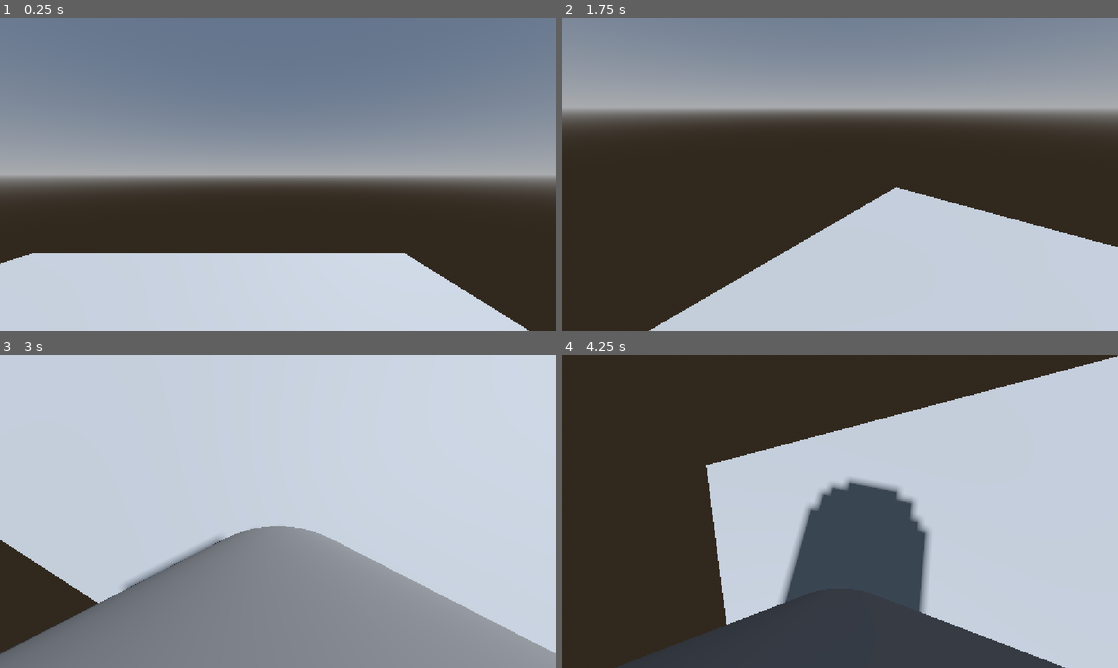
Above: before the commit, frames 1-4 (two rows, left to right).
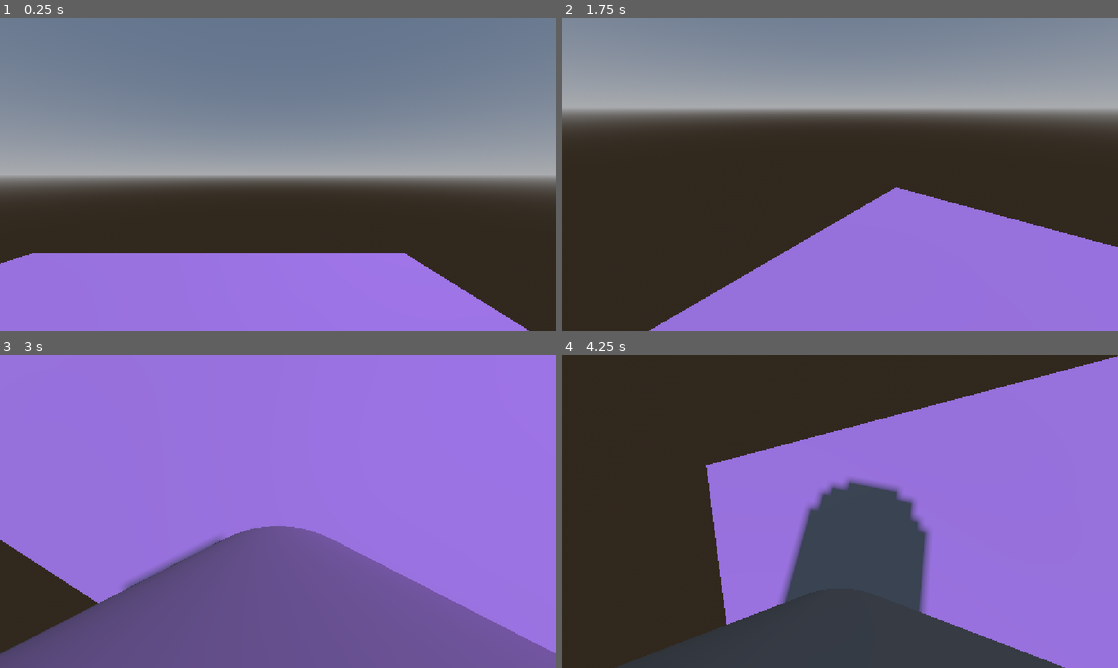
Above: after the commit, the same moments.

Repository: Dragotamer/Stormhacks2026
Game: Godot game, scene res://node_3d.tscn
The game is run twice, just before and just after one commit, with the same random seed, the same clock (stepped at 60 frames per second) and the same inputs.
Inputs (mouse positions are in pixels of both pictures, inside the frame that each line leads up to):
- Up to frame 1 (0.25 s): no input
- Up to frame 2 (1.75 s): tap Enter at 0.5 s; move the mouse to (962, 158) at 0.52 s; hold D (right) 0.53-1.28 s; tap Space (jump) at 0.77, 1.25, 1.52 s; move the mouse to (728, 190) at 1.27 s; hold S (backward) from 1.28 s (still down)
- Up to frame 3 (3 s): move the mouse to (333, 442) at 2.02 s; release S (backward) at 2.03 s; hold D (right) 2.03-2.78 s; tap Enter at 2.75 s; move the mouse to (250, 574) at 2.77 s; hold W (forward) from 2.78 s (still down)
- Up to frame 4 (4.25 s): tap Space (jump) at 3.02, 3.77 s; move the mouse to (1006, 558) at 3.52 s; release W (forward) at 3.53 s; hold A (left) from 3.53 s (still down)

The runs differ from the first frame. In frame 1, 21% of the frame differs, in the area x 0-96%, y 75-100%; in frame 2, 25%; in frame 3, 97%, in the area x 0-100%, y 0-100%; in frame 4, 43%.

Commit message:
Merging Francis branch with main

Diff:
--- a/node_3d.tscn
+++ b/node_3d.tscn
@@ -24,7 +24,8 @@
 environment = SubResource("Environment_r3fl7")
 
 [node name="DirectionalLight3D" type="DirectionalLight3D" parent="." unique_id=1852703596]
-transform = Transform3D(-0.8660254, -0.43301278, 0.25, 0, 0.49999997, 0.86602545, -0.50000006, 0.75, -0.43301266, 0, 0, 0)
+transform = Transform3D(-0.8660254, -0.43301278, 0.25, 0, 0.49999997, 0.86602545, -0.50000006, 0.75, -0.43301266, 0, 2.2083828, 0)
+light_color = Color(0.6784314, 0.3529412, 1, 1)
 shadow_enabled = true
 
 [node name="CSGBox3D" type="CSGBox3D" parent="." unique_id=925862822]
